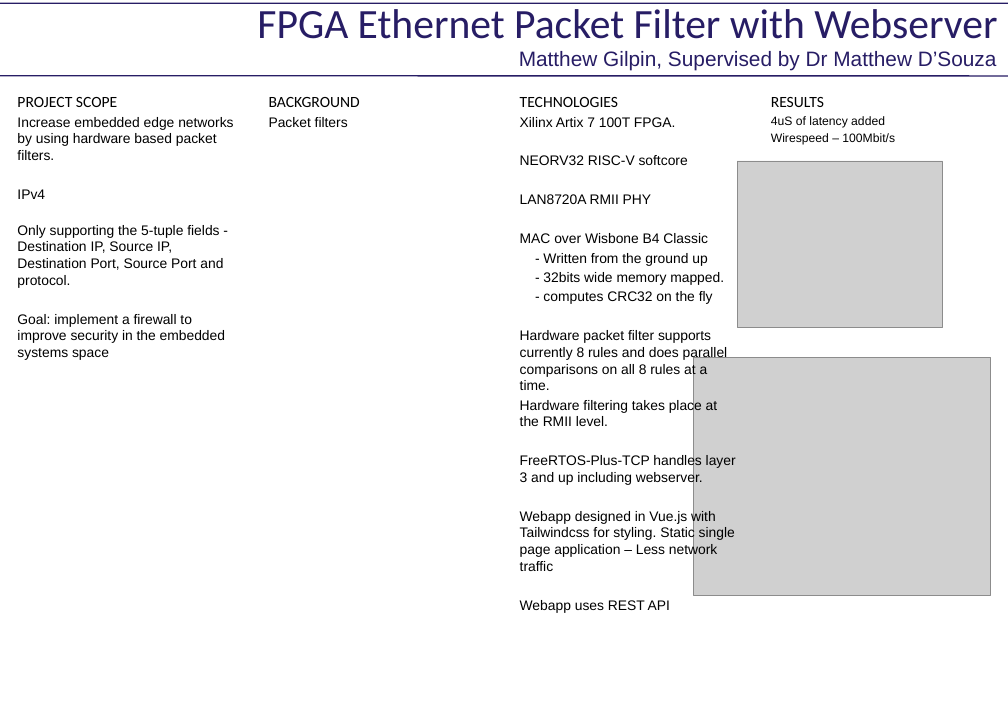
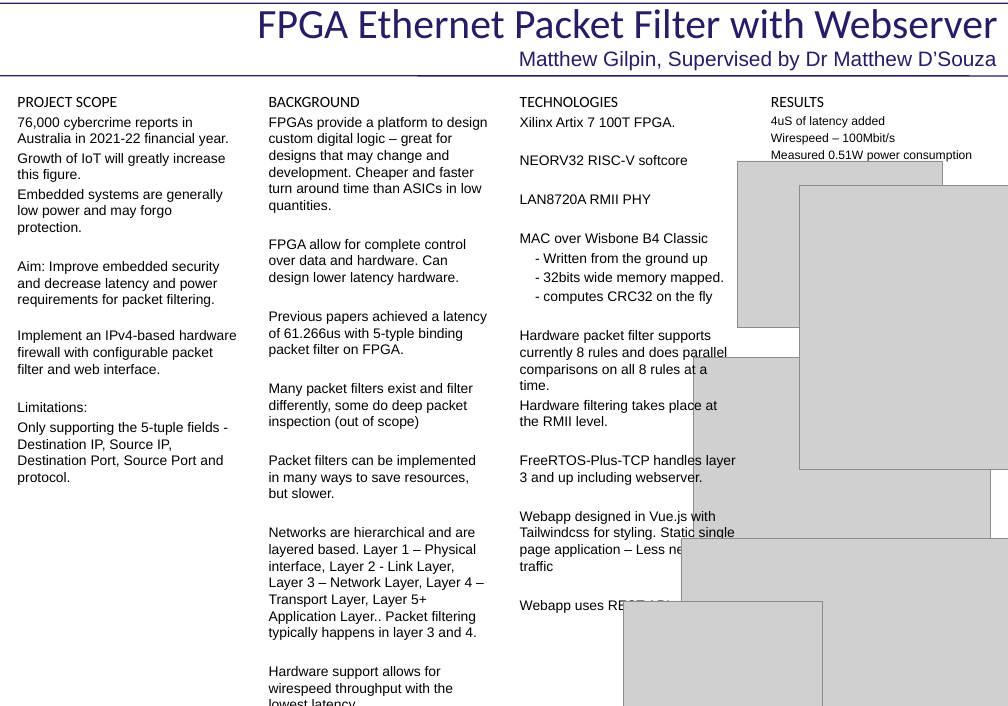
Before and after one commit to matty0005/thesis, a slide deck: slide 1 of poster/poster_matthew_gilpin.pptx. Drawn at 1008x706 pixels with LibreOffice and Linux fonts; fonts in the diff are those of the drawing; grey boxes stand for pictures; background and template pictures are left out. Boxes give left, top, right and bottom in pixels: in the first picture for what was removed or moved away, otherwise in the second. Text is boxed around its words. In the diff, an @@ line names an element or a change of style, - is before the commit and + after.

Commit message:
Updates to poster

```diff
--- a/poster/poster_matthew_gilpin.pptx
+++ b/poster/poster_matthew_gilpin.pptx
@@ text at bbox=[17, 117, 237, 412]: text changed @@
-Increase embedded edge networks by using hardware based packet filters.
-IPv4
+76,000 cybercrime reports in Australia in 2021-22 financial year.
+Growth of IoT will greatly increase this figure.
+Embedded systems are generally low power and may forgo protection.
+Aim: Improve embedded security and decrease latency and power requirements for packet filtering.
+Implement an IPv4-based hardware firewall with configurable packet filter and web interface.
+Limitations:
@@ text at bbox=[269, 117, 488, 696]: text changed @@
-Packet filters
+FPGAs provide a platform to design custom digital logic – great for designs that may change and development. Cheaper and faster turn around time than ASICs in low quantities.
+FPGA allow for complete control over data and hardware. Can design lower latency hardware.
+Previous papers achieved a latency of 61.266us with 5-typle binding packet filter on FPGA.
+Many packet filters exist and filter differently, some do deep packet inspection (out of scope)
+Packet filters can be implemented in many ways to save resources, but slower.
+Networks are hierarchical and are layered based. Layer 1 – Physical interface, Layer 2 - Link Layer, Layer 3 – Network Layer, Layer 4 – Transport Layer, Layer 5+ Application Layer.. Packet filtering typically happens in layer 3 and 4.
+Hardware support allows for wirespeed throughput with the lowest latency.
@@ text at bbox=[771, 150, 972, 162]: paragraph added @@
+Measured 0.51W power consumption
@@ picture added at bbox=[799, 185, 1008, 469] @@
@@ text at bbox=[17, 314, 225, 360]: paragraph removed @@
-Goal: implement a firewall to improve security in the embedded systems space
@@ picture added at bbox=[681, 538, 1008, 706] @@
@@ picture added at bbox=[623, 601, 823, 706] @@
```
